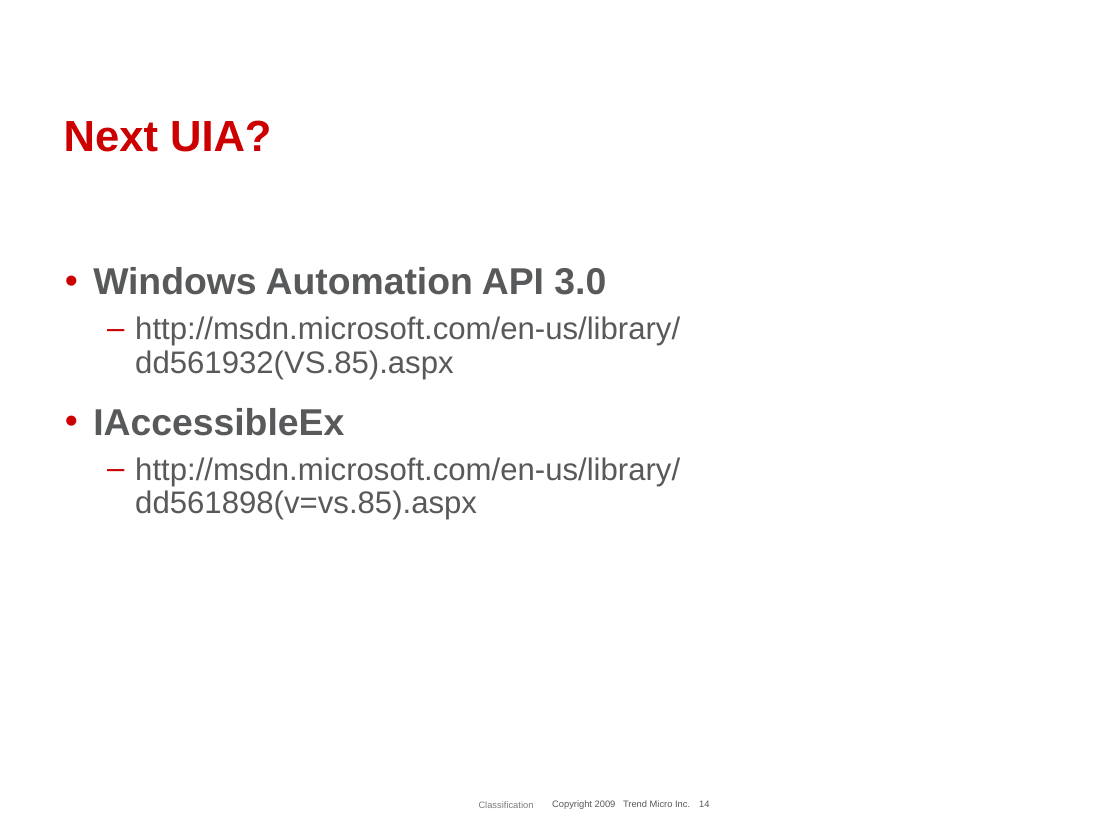
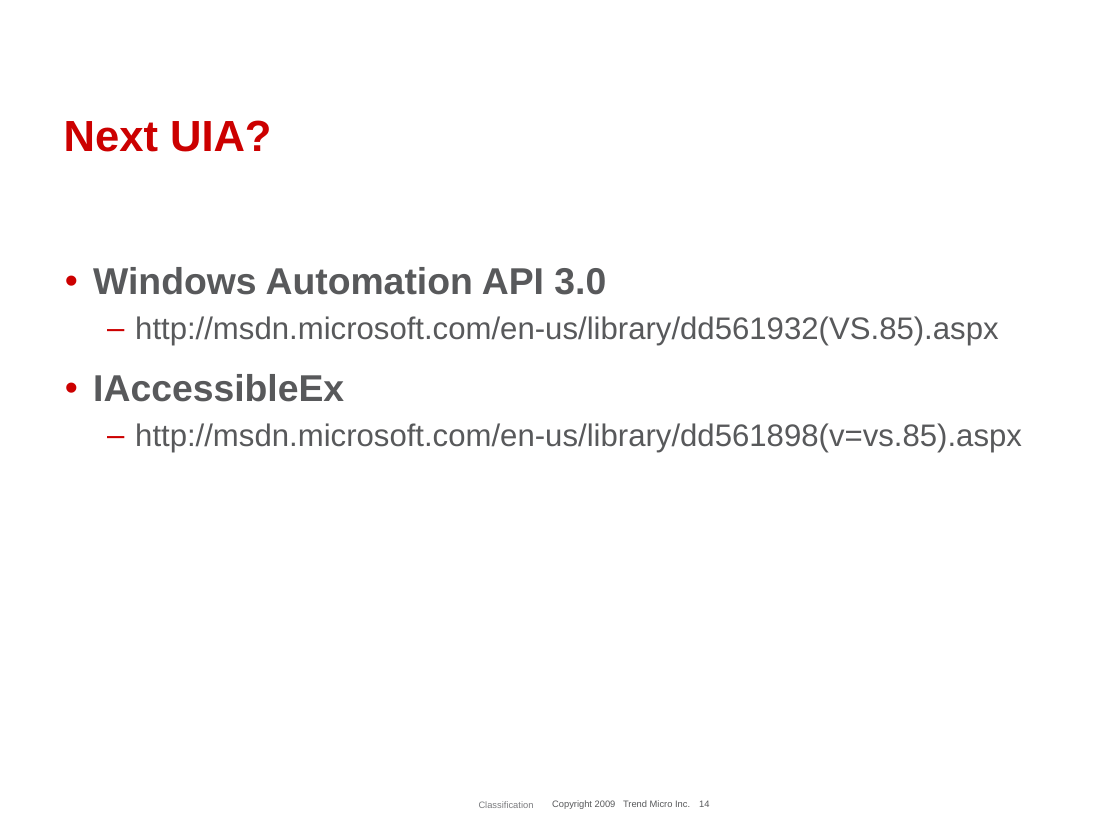
Before and after one commit to phuslu/pyMSAA, a slide deck: slide 14 of Introduce to pyMSAA.ppt. Drawn at 1120x840 pixels with LibreOffice and Linux fonts; fonts in the diff are those of the drawing; background and template pictures are left out. Boxes give left, top, right and bottom in pixels: in the first picture for what was removed or moved away, otherwise in the second. Text is boxed around its words. In the diff, an @@ line names an element or a change of style, - is before the commit and + after.

Commit message:
next

```diff
--- a/Introduce to pyMSAA.ppt
+++ b/Introduce to pyMSAA.ppt
@@ text "Windows Automation API 3.0" rewrapped from [93, 267, 680, 520] to [93, 267, 1022, 452] @@
```
Also in this commit, not shown: 1 other slide changed.
